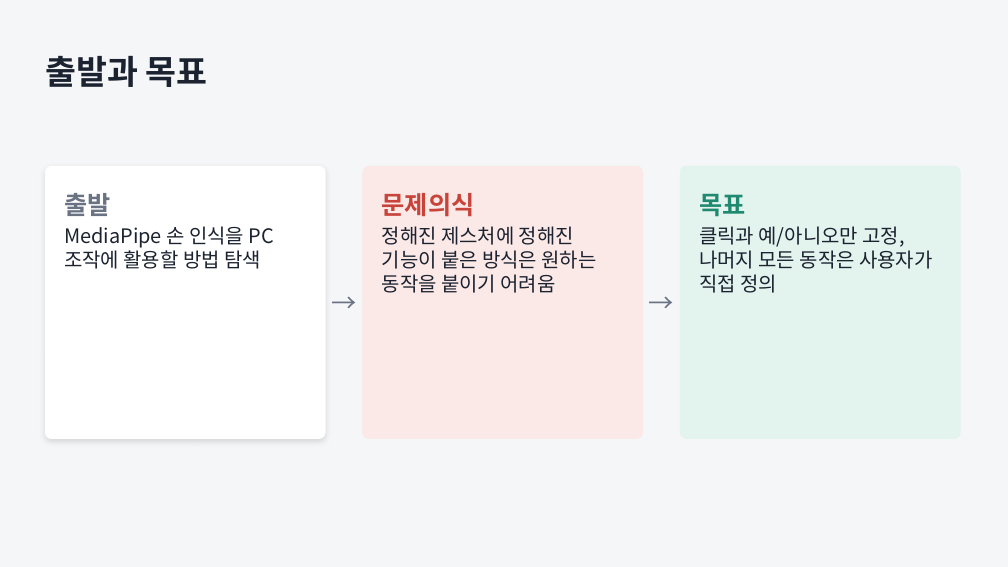
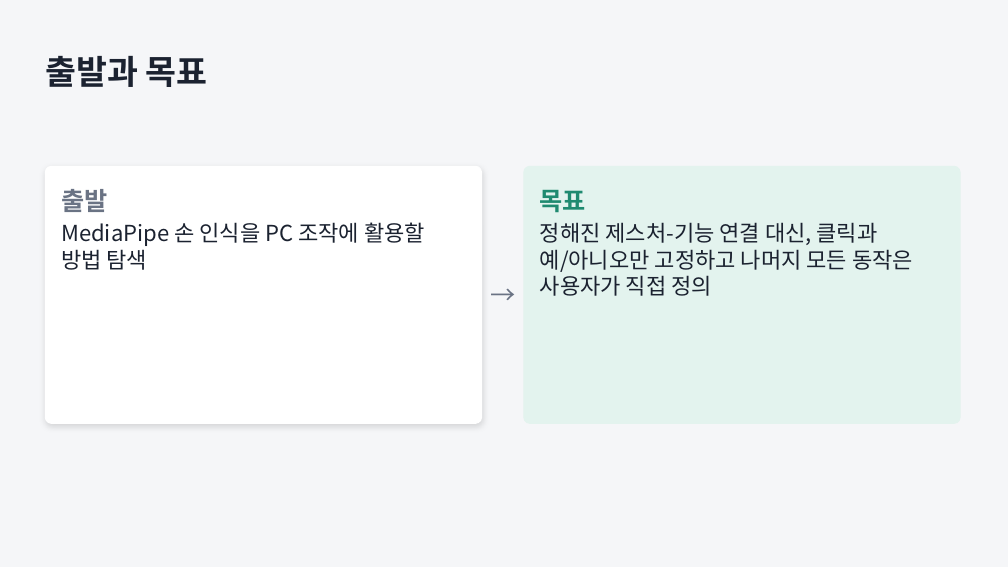
Before and after one commit to JungUH-0/JungPra, a slide deck: slide 3 of pythonpra/myproject/ppt/assistant_portfolio.pptx. Drawn at 1008x567 pixels with LibreOffice and Linux fonts; fonts in the diff are those of the drawing. Boxes give left, top, right and bottom in pixels: in the first picture for what was removed or moved away, otherwise in the second. Text is boxed around its words. In the diff, an @@ line names an element or a change of style, - is before the commit and + after.

```diff
--- a/pythonpra/myproject/ppt/assistant_portfolio.pptx
+++ b/pythonpra/myproject/ppt/assistant_portfolio.pptx
@@ rounded rectangle: place and size @@
-rounded rectangle at <box>45,166,325,439</box>
+rounded rectangle at <box>45,166,482,423</box>
@@ rounded rectangle at <box>45,166,482,423</box>: proportions changed @@
@@ text "→" rewrapped from <box>325,166,363,439</box> to <box>482,166,524,423</box> @@
@@ rounded rectangle: place and size @@
-rounded rectangle at <box>363,166,643,439</box>
+rounded rectangle at <box>524,166,960,423</box>
@@ rounded rectangle at <box>524,166,960,423</box>: fill #FBE9E7 to #E3F3EE; outline #FBE9E7 1 pt to #E3F3EE 1 pt; proportions changed @@
@@ text removed at <box>643,166,681,439</box> @@
-→
@@ rounded rectangle removed at <box>681,166,960,439</box> @@
@@ text removed at <box>382,193,597,293</box> @@
-문제의식
-정해진 제스처에 정해진 기능이 붙은 방식은 원하는 동작을 붙이기 어려움
@@ text "목표": place and size @@
-text "목표" at <box>699,194,932,293</box>
+text "목표" at <box>540,190,913,296</box>
@@ text at <box>61,222,425,270</box>: size 19 to 21 pt @@
@@ text at <box>540,222,913,296</box>: text changed; size 19 to 21 pt @@
-클릭과 예/아니오만 고정, 나머지 모든 동작은 사용자가 직접 정의
+정해진 제스처-기능 연결 대신, 클릭과 예/아니오만 고정하고 나머지 모든 동작은 사용자가 직접 정의
```
Also in this commit, not shown: 2 other slides changed, 2 other files.
